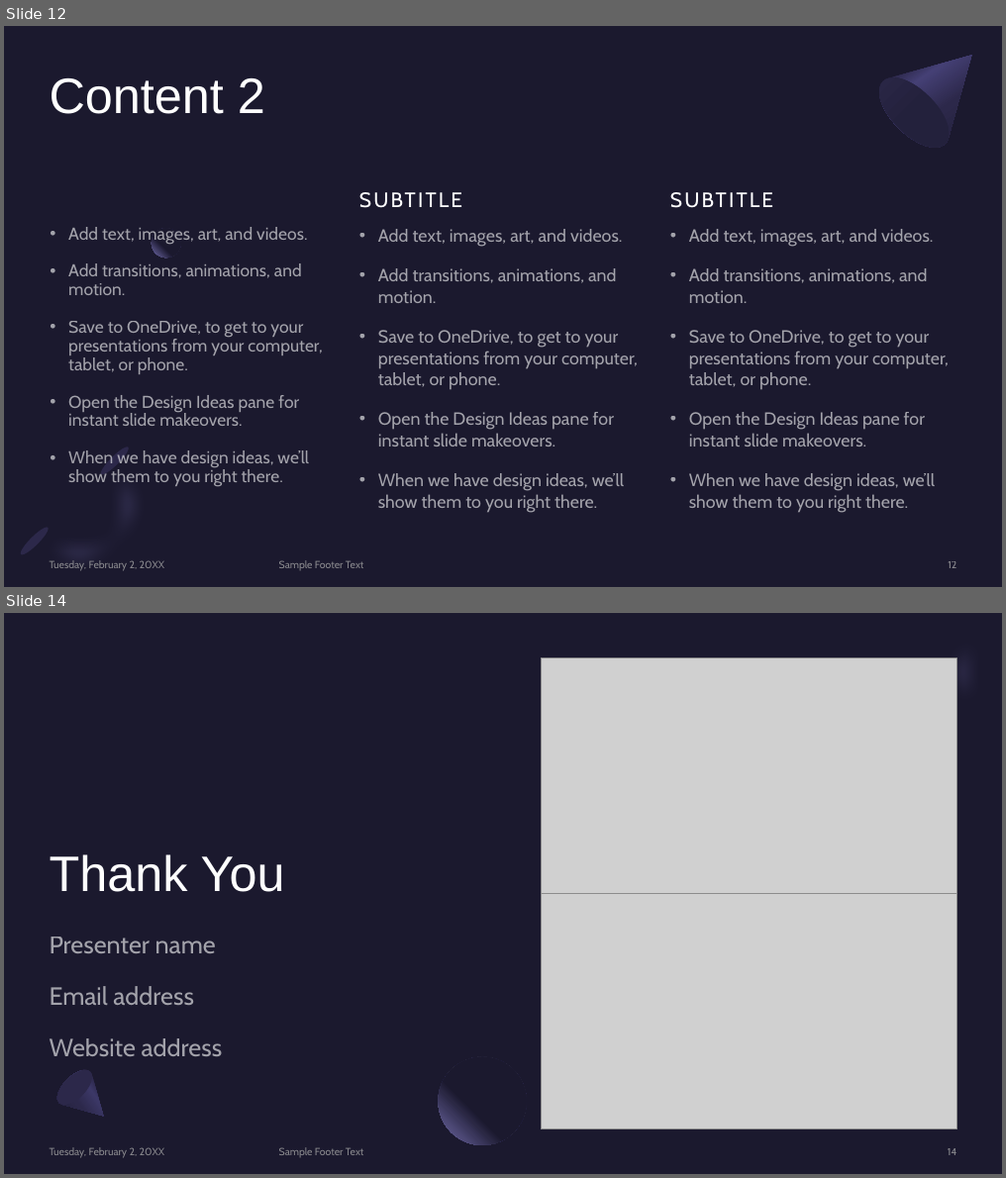
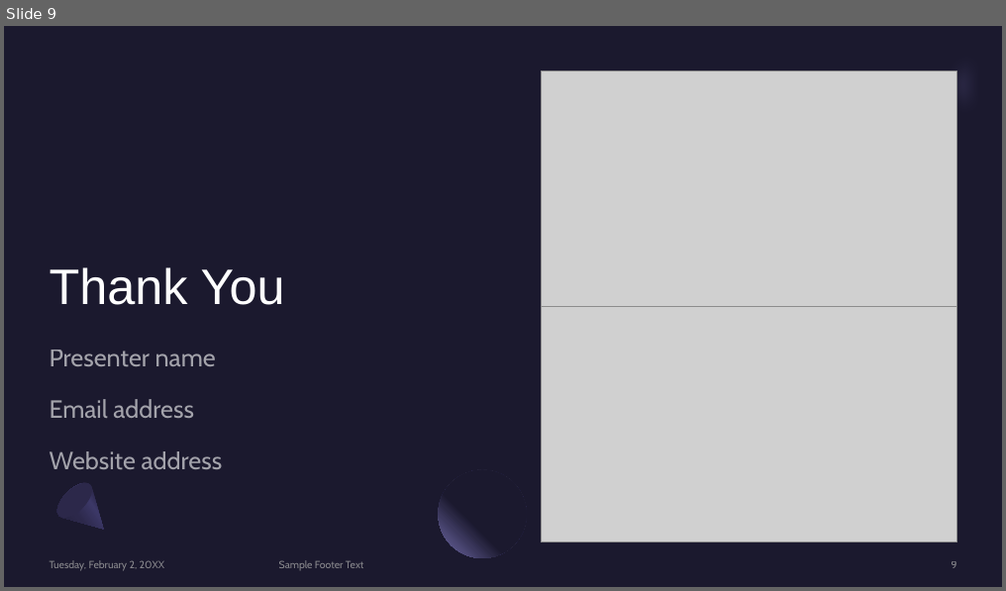
Before and after one commit to AKCase1993/Capstone-NSS-DA7, a slide deck: notebook/Tobacco.pptx. Shown one above the other, each under a label of ours: slides 12 and 14 before the commit, slide 9 after it; the slides between them are not shown. The pictures are 1006x1178 and 1006x591 pixels, drawn with LibreOffice and Linux fonts; fonts in the diff are those of the drawing; grey boxes stand for pictures. Boxes give left, top, right and bottom in pixels: in the first picture for what was removed or moved away, otherwise in the second. Text is boxed around its words. In the diff, an @@ line names an element or a change of style, - is before the commit and + after.

```diff
--- a/notebook/Tobacco.pptx
+++ b/notebook/Tobacco.pptx
@@ slide 12 removed at bbox=[4, 26, 1002, 587], background #1B192E @@
@@ freeform shape removed at bbox=[867, 26, 1002, 160] @@
@@ title removed at bbox=[50, 78, 265, 114] @@
-Content 2
@@ ellipse removed at bbox=[867, 66, 960, 160] @@
@@ text removed at bbox=[359, 168, 651, 212] @@
-SUBTITLE
@@ text removed at bbox=[670, 168, 962, 212] @@
-SUBTITLE
@@ text removed at bbox=[68, 227, 322, 487] @@
-• Add text, images, art, and videos.
-• Add transitions, animations, and motion.
-• Save to OneDrive, to get to your presentations from your computer, tablet, or phone.
-• Open the Design Ideas pane for instant slide makeovers.
-• When we have design ideas, we’ll show them to you right there.
@@ ellipse removed at bbox=[152, 228, 180, 258] @@
@@ text removed at bbox=[378, 229, 638, 513] @@
-• Add text, images, art, and videos.
-• Add transitions, animations, and motion.
-• Save to OneDrive, to get to your presentations from your computer, tablet, or phone.
-• Open the Design Ideas pane for instant slide makeovers.
-• When we have design ideas, we’ll show them to you right there.
@@ text removed at bbox=[689, 229, 948, 513] @@
-• Add text, images, art, and videos.
-• Add transitions, animations, and motion.
-• Save to OneDrive, to get to your presentations from your computer, tablet, or phone.
-• Open the Design Ideas pane for instant slide makeovers.
-• When we have design ideas, we’ll show them to you right there.
@@ freeform shape removed at bbox=[13, 439, 183, 587] @@
@@ ellipse removed at bbox=[98, 445, 132, 478] @@
@@ ellipse removed at bbox=[18, 525, 52, 558] @@
@@ text removed at bbox=[50, 561, 164, 571] @@
-Tuesday, February 2, 20XX
@@ text removed at bbox=[279, 561, 364, 570] @@
-Sample Footer Text
@@ page number removed at bbox=[947, 562, 956, 569] @@
-12
@@ what was slide 14 is now slide 9 @@
@@ page number at bbox=[951, 562, 957, 569]: text changed @@
-14
+9
```
Also in this commit, not shown: 4 slides changed, 2 slides added, 6 other slides removed, 8 other files.
